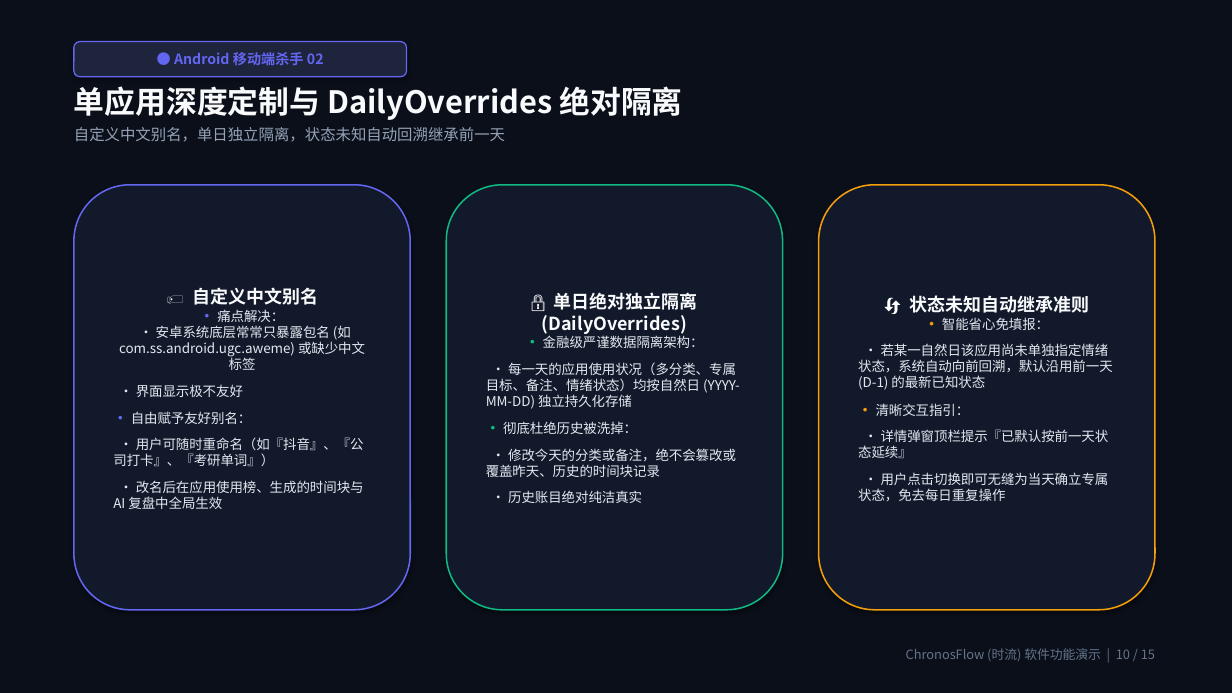
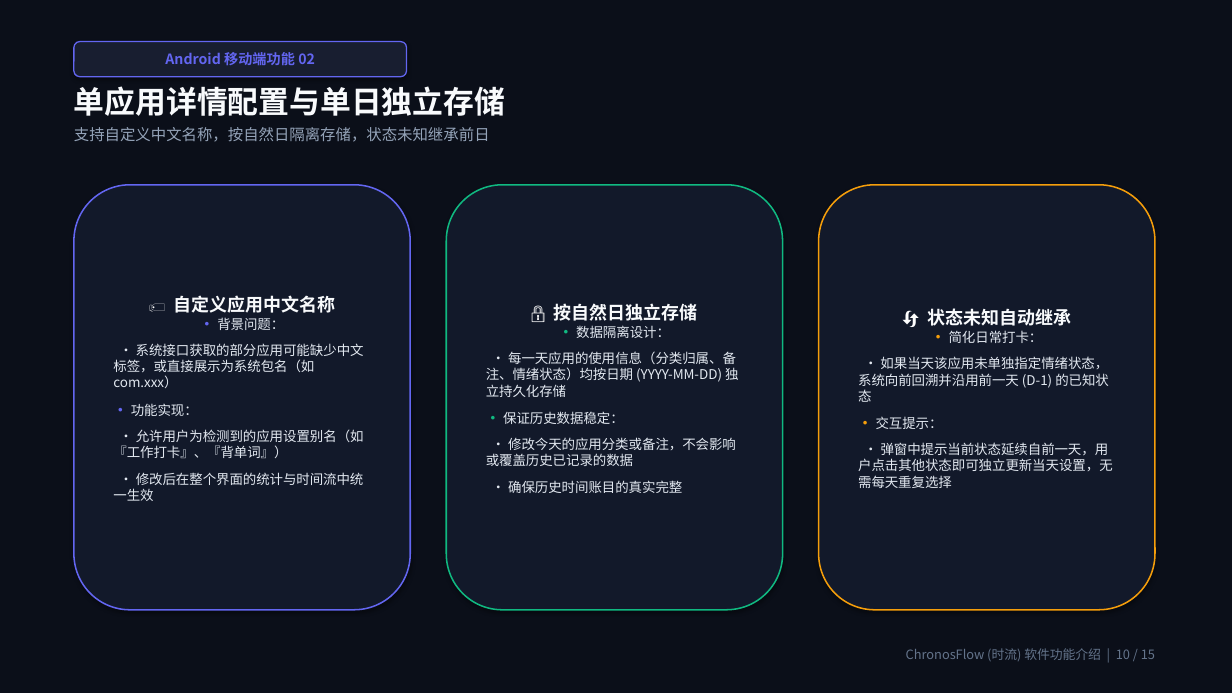
Before and after one commit to Citrus0914/ChronosFlow, a slide deck: slide 10 of 演示文稿/ChronosFlow软件功能全景介绍.pptx. Drawn at 1232x693 pixels with LibreOffice and Linux fonts; fonts in the diff are those of the drawing. Boxes give left, top, right and bottom in pixels: in the first picture for what was removed or moved away, otherwise in the second. Text is boxed around its words. In the diff, an @@ line names an element or a change of style, - is before the commit and + after.

Commit message:
style: 去除演示文稿中的夸张用语，调整为客观平实的工程技术表述

```diff
--- a/演示文稿/ChronosFlow软件功能全景介绍.pptx
+++ b/演示文稿/ChronosFlow软件功能全景介绍.pptx
@@ rounded rectangle "Android 移动端功能 02" at (74, 42, 407, 77): fill #1E243C to #181E30 @@
@@ text in rounded rectangle at (165, 52, 315, 65): text changed @@
-● Android 移动端杀手 02
+Android 移动端功能 02
@@ text at (74, 86, 505, 142): text changed @@
-单应用深度定制与 DailyOverrides 绝对隔离
-自定义中文别名，单日独立隔离，状态未知自动回溯继承前一天
+单应用详情配置与单日独立存储
+支持自定义中文名称，按自然日隔离存储，状态未知继承前日
@@ text in rounded rectangle at (113, 295, 364, 501): text changed @@
-🏷️ 自定义中文别名
-• 痛点解决：
-• 安卓系统底层常常只暴露包名 (如 com.ss.android.ugc.aweme) 或缺少中文标签
-• 界面显示极不友好
-• 自由赋予友好别名：
-• 用户可随时重命名（如『抖音』、『公司打卡』、『考研单词』）
-• 改名后在应用使用榜、生成的时间块与 AI 复盘中全局生效
+🏷️ 自定义应用中文名称
+• 背景问题：
+• 系统接口获取的部分应用可能缺少中文标签，或直接展示为系统包名（如 com.xxx）
+• 功能实现：
+• 允许用户为检测到的应用设置别名（如『工作打卡』、『背单词』）
+• 修改后在整个界面的统计与时间流中统一生效
@@ text in rounded rectangle at (486, 303, 738, 493): text changed @@
-🔒 单日绝对独立隔离 (DailyOverrides)
-• 金融级严谨数据隔离架构：
-• 每一天的应用使用状况（多分类、专属目标、备注、情绪状态）均按自然日 (YYYY-MM-DD) 独立持久化存储
-• 彻底杜绝历史被洗掉：
-• 修改今天的分类或备注，绝不会篡改或覆盖昨天、历史的时间块记录
-• 历史账目绝对纯洁真实
+🔒 按自然日独立存储
+• 数据隔离设计：
+• 每一天应用的使用信息（分类归属、备注、情绪状态）均按日期 (YYYY-MM-DD) 独立持久化存储
+• 保证历史数据稳定：
+• 修改今天的应用分类或备注，不会影响或覆盖历史已记录的数据
+• 确保历史时间账目的真实完整
@@ text in rounded rectangle at (858, 308, 1113, 488): text changed @@
-🔄 状态未知自动继承准则
-• 智能省心免填报：
-• 若某一自然日该应用尚未单独指定情绪状态，系统自动向前回溯，默认沿用前一天 (D-1) 的最新已知状态
-• 清晰交互指引：
-• 详情弹窗顶栏提示『已默认按前一天状态延续』
-• 用户点击切换即可无缝为当天确立专属状态，免去每日重复操作
+🔄 状态未知自动继承
+• 简化日常打卡：
+• 如果当天该应用未单独指定情绪状态，系统向前回溯并沿用前一天 (D-1) 的已知状态
+• 交互提示：
+• 弹窗中提示当前状态延续自前一天，用户点击其他状态即可独立更新当天设置，无需每天重复选择
@@ text at (906, 648, 1155, 661): text changed @@
-ChronosFlow (时流) 软件功能演示 | 10 / 15
+ChronosFlow (时流) 软件功能介绍 | 10 / 15
```
Also in this commit, not shown: 14 other slides changed, 4 other files.
